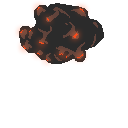
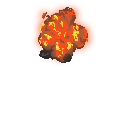
The second 128 × 128 image is a revision of the first. Changes to its layers:
hid "7", painted on it over <box>14,1,104,67</box>
removed layer "Layer 1" over <box>20,7,98,61</box>
removed layer "\" over <box>19,3,104,64</box>
showed "4" over <box>30,1,97,67</box>
